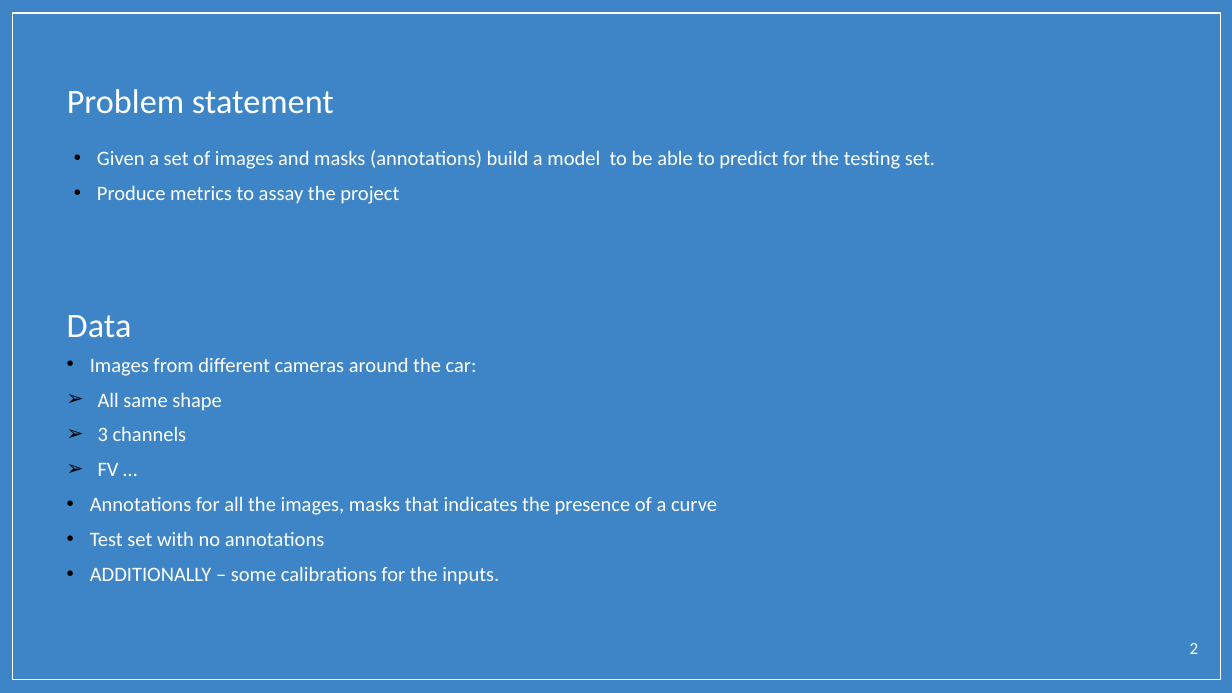
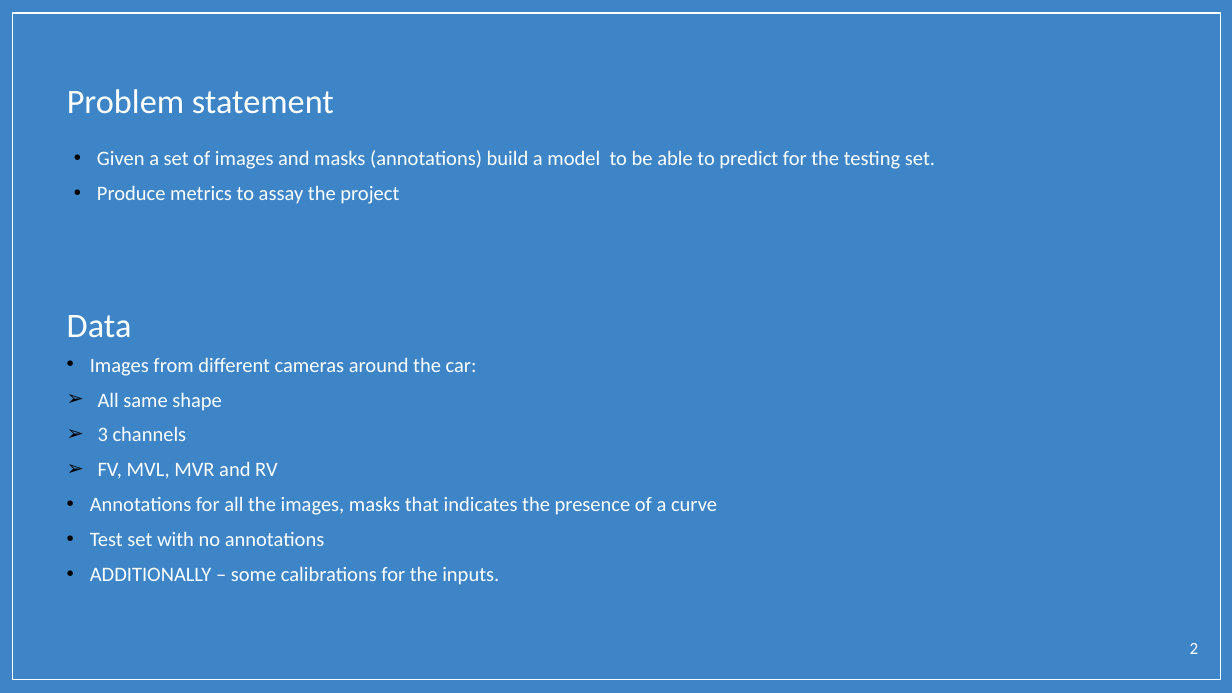
Before and after one commit to borjaf696/cv_test, a slide deck: slide 2 of valeo_assessment.pptx. Drawn at 1232x693 pixels with LibreOffice and Linux fonts; fonts in the diff are those of the drawing; background and template pictures are left out. Boxes give left, top, right and bottom in pixels: in the first picture for what was removed or moved away, otherwise in the second. Text is boxed around its words. In the diff, an @@ line names an element or a change of style, - is before the commit and + after.

```diff
--- a/valeo_assessment.pptx
+++ b/valeo_assessment.pptx
@@ text at <box>98,461,277,479</box>: text changed @@
-                ➢ FV …
+                ➢ FV, MVL, MVR and RV
```
Also in this commit, not shown: 4 other slides changed, 4 slides added, 4 slides removed, 3 other files.
